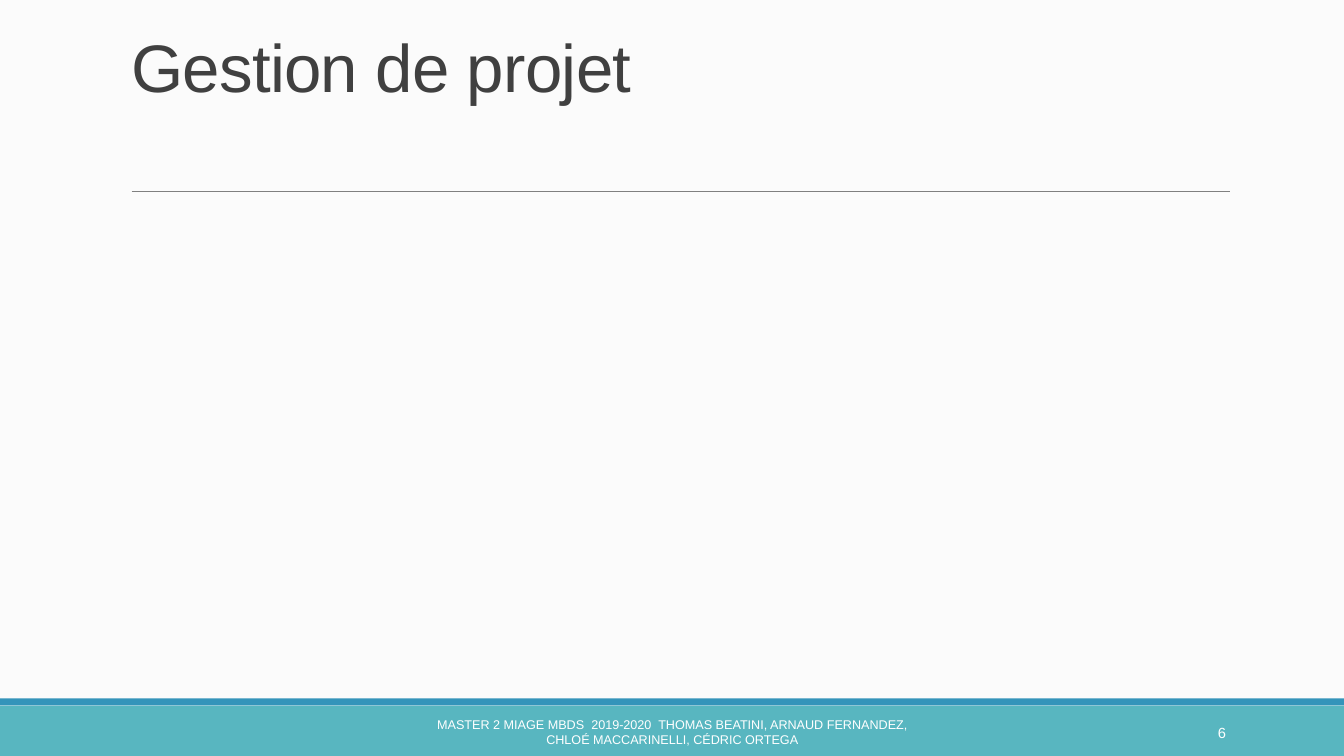
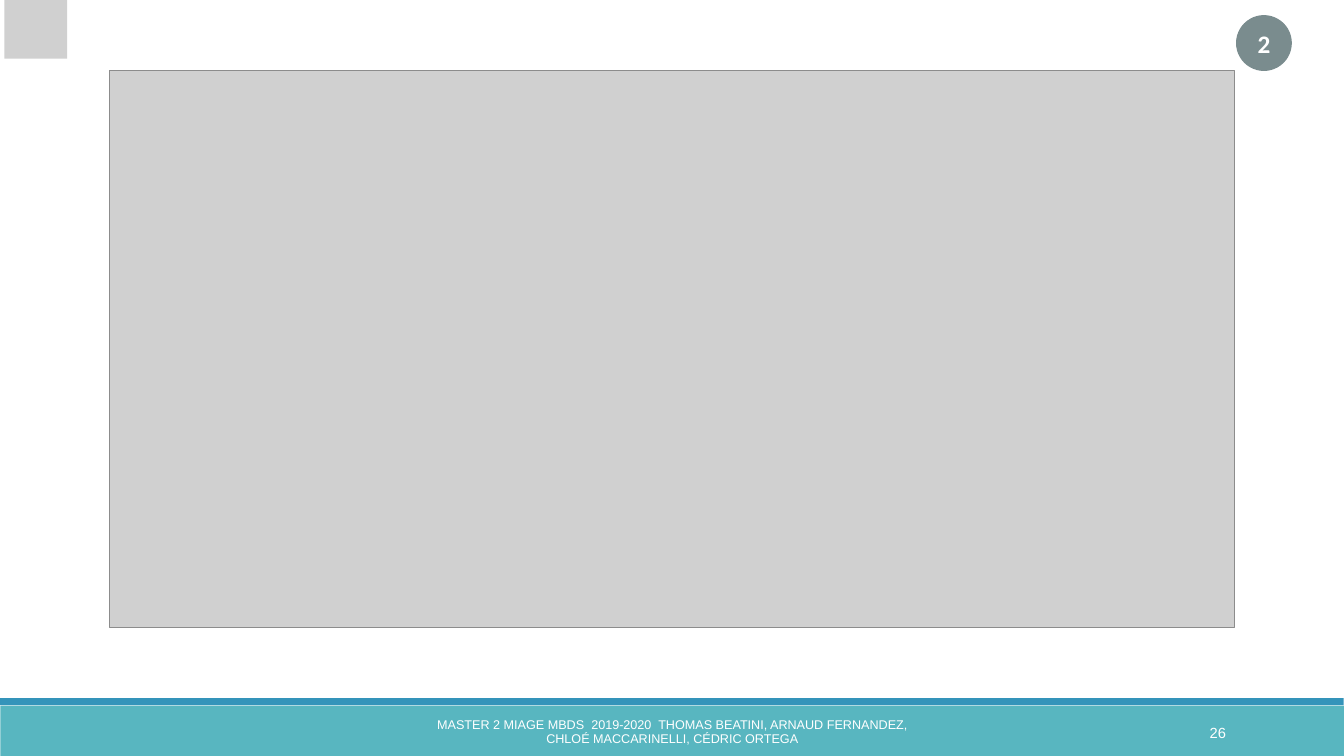
Before and after one commit to ChloeMaccarinelli/digitalGourde, a slide deck: slide 26 of doc/Presentation _digitalGourde.pptx (slide 6 before the commit). Drawn at 1344x756 pixels with LibreOffice and Linux fonts; fonts in the diff are those of the drawing; grey boxes stand for pictures. Boxes give left, top, right and bottom in pixels: in the first picture for what was removed or moved away, otherwise in the second. Text is boxed around its words. In the diff, an @@ line names an element or a change of style, - is before the commit and + after.

```diff
--- a/doc/Presentation _digitalGourde.pptx
+++ b/doc/Presentation _digitalGourde.pptx
@@ background #FCFCFC to #FFFFFF @@
@@ picture added at [4,0,67,58] @@
@@ ellipse added at [1236,15,1292,71], fill #7A8C8E, 18 pt, text #FFFFFF, bold @@
+2
@@ title removed at [131,43,631,104] @@
-Gestion de projet
@@ picture added at [110,71,1235,627] @@
@@ line removed from (132, 192) to (1231, 192) @@
@@ page number at [1210,728,1226,738]: text changed @@
-6
+26
```
Also in this commit, not shown: 8 other slides changed, 17 slides added, 5 other files.
